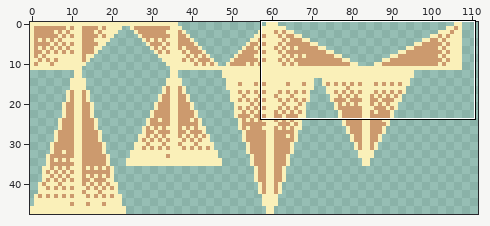
Sprite sheet, stored at src/art/tile.png. The first picture is a wide view before the edit; the outline marks the close-up.
Close-up. Before the commit:
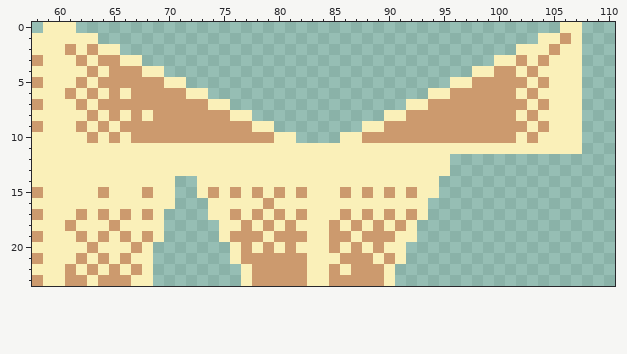
The file is 144x48 pixels. Shown: x 58..110, y 0..23. The wide view leaves out empty margins.
The result:
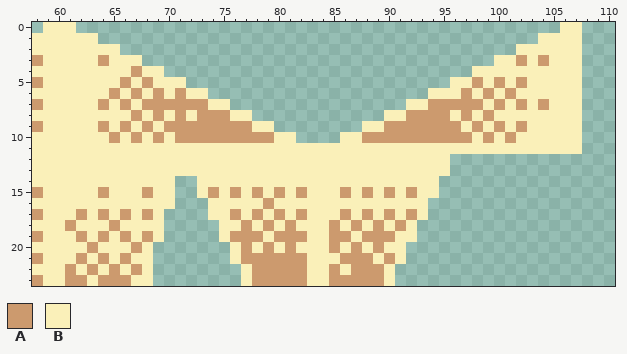
Palette (. is transparent): A #cc9a6e  B #faf0b9
Change:
y 1: x 106 A -> B
y 2: x 61 A -> B; x 63 A -> B; x 105 A -> B
y 3: x 62 A -> B; x 65 A -> B
y 4: x 63 A -> B; x 65..66 AA -> BB; x 100..101 AA -> BB; x 103 A -> B
y 5: x 62 A -> B; x 64..65 AA -> BB; x 67 A -> B; x 69 A -> B; x 99 A -> B; x 101 A -> B; x 104 A -> B
y 6: x 61 A -> B; x 63 A -> B; x 68 A -> B; x 70 A -> B; x 96 A -> B; x 98 A -> B; x 100 A -> B; x 103 A -> B
y 7: x 62 A -> B; x 65 A -> B; x 67 A -> B; x 99 A -> B; x 101 A -> B
y 8: x 63 A -> B; x 65 A -> B; x 70 A -> B; x 72 A -> B; x 96 A -> B; x 98 A -> B; x 100..101 AA -> BB; x 103 A -> B
y 9: x 62 A -> B; x 67 A -> B; x 69 A -> B; x 97 A -> B; x 99 A -> B; x 101 A -> B; x 104 A -> B
y 10: x 63 A -> B; x 68 A -> B; x 70 A -> B; x 98 A -> B; x 100 A -> B; x 103 A -> B
Where, in picture pixels (left, top, right, bottom), the same in both close-ups:
changed: (450, 33, 571, 143)
changed: (65, 44, 197, 143)
